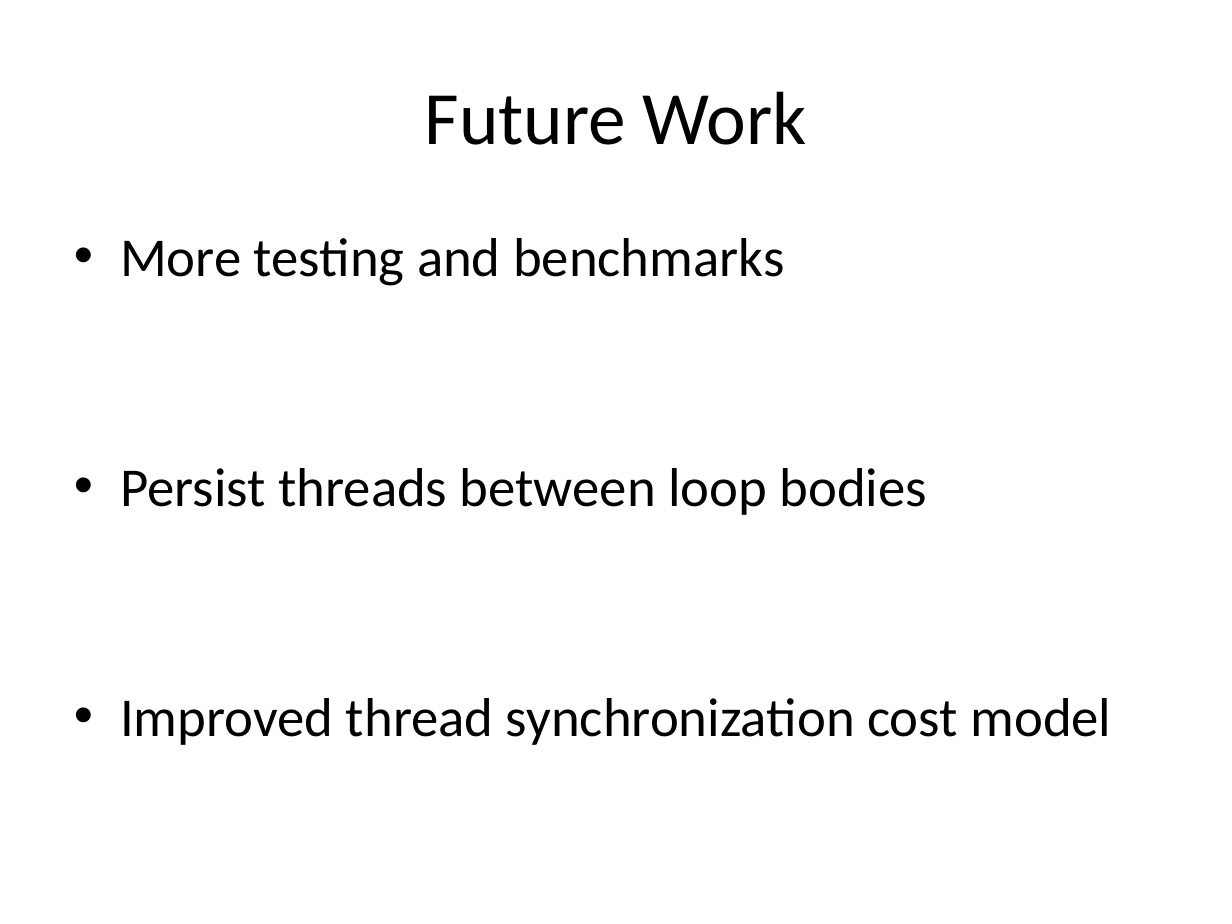
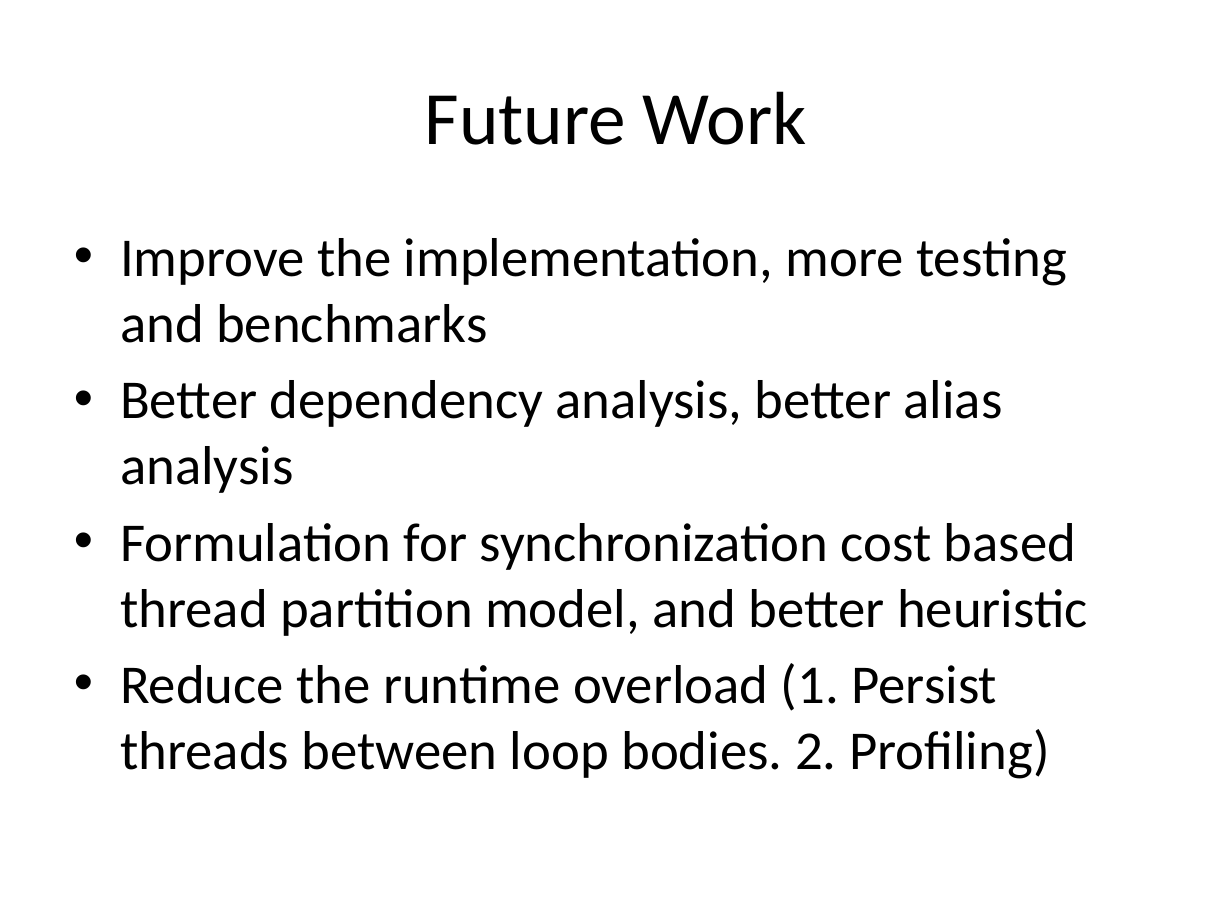
Before and after one commit to djsutherland/dswp-plus, a slide deck: slide 8 of doc/15745poster.pptx. Drawn at 1232x924 pixels with LibreOffice and Linux fonts; fonts in the diff are those of the drawing. Boxes give left, top, right and bottom in pixels: in the first picture for what was removed or moved away, otherwise in the second. Text is boxed around its words. In the diff, an @@ line names an element or a change of style, - is before the commit and + after.

Commit message:
poster update

```diff
--- a/doc/15745poster.pptx
+++ b/doc/15745poster.pptx
@@ text at <box>120,238,1088,779</box>: text changed @@
-• More testing and benchmarks
-• Persist threads between loop bodies
-• Improved thread synchronization cost model
+• Improve the implementation, more testing and benchmarks
+• Better dependency analysis, better alias analysis
+• Formulation for synchronization cost based thread partition model, and better heuristic
+• Reduce the runtime overload (1. Persist threads between loop bodies. 2. Profiling)
```
Also in this commit, not shown: 5 other slides changed, 1 slide added, 1 slide removed.
